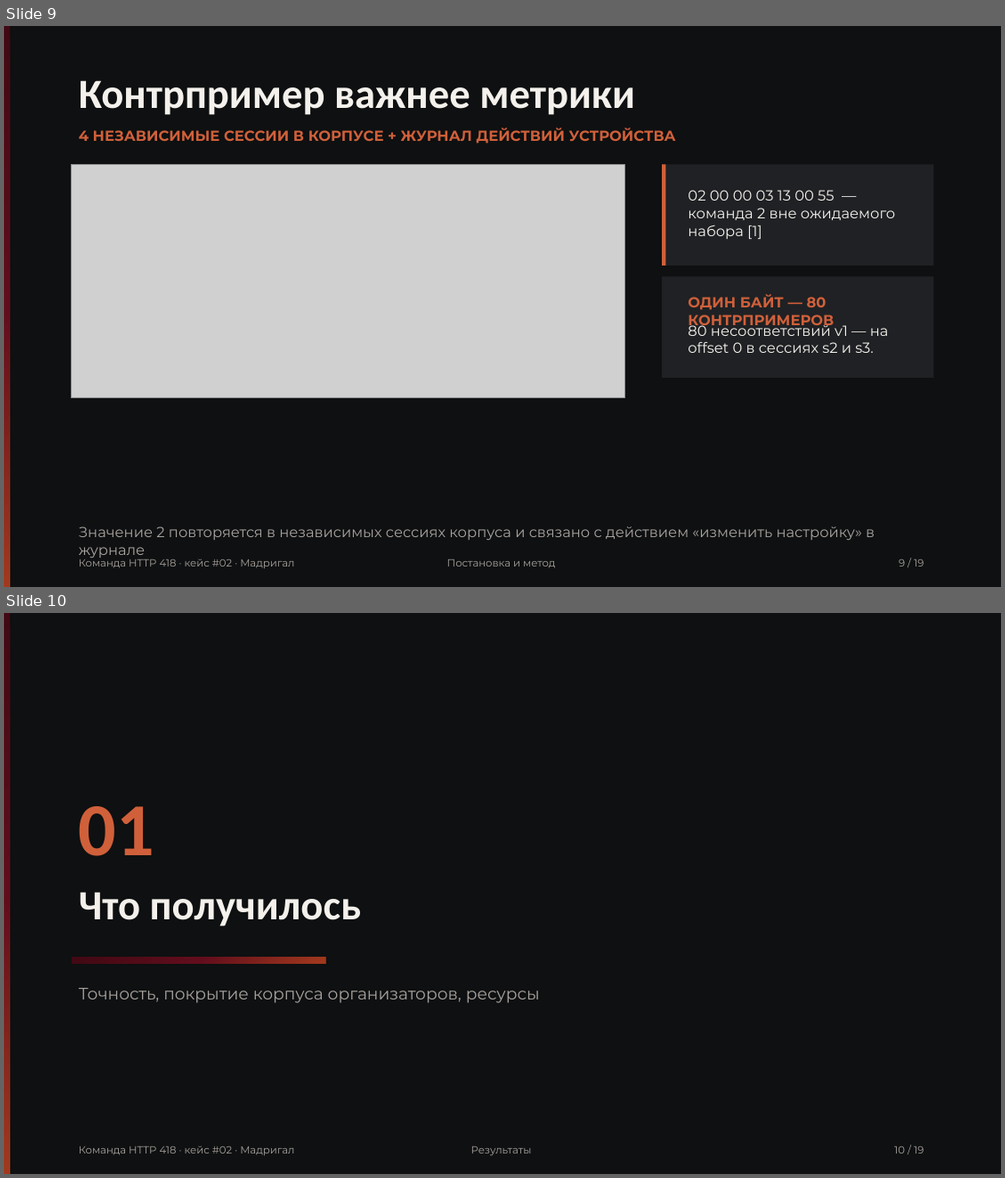
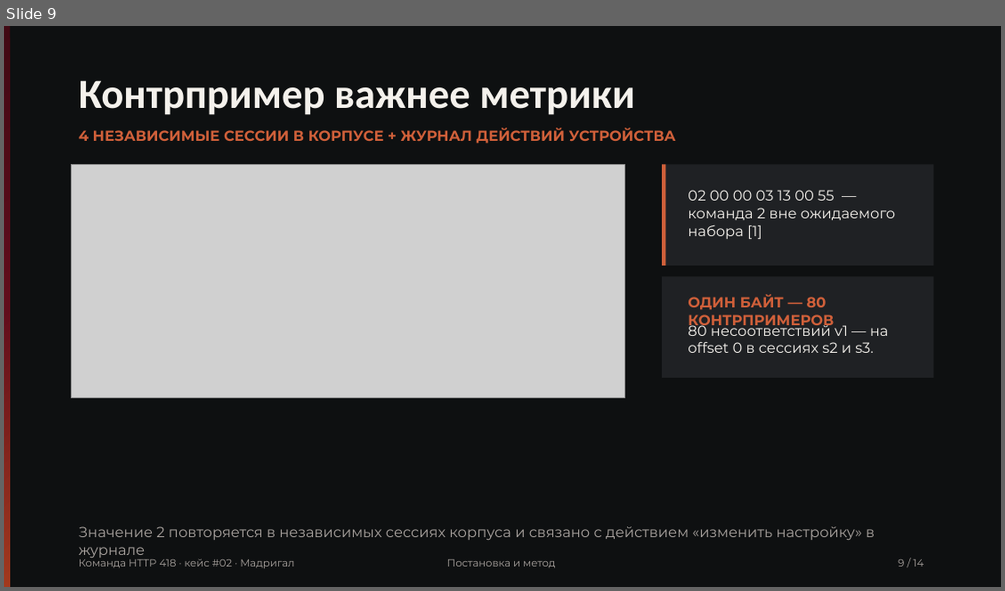
Before and after one commit to Pavel1778/madrigal-protocol-lab, a slide deck: presentation/slides.pptx. Shown one above the other, each under a label of ours: slides 9 and 10 before the commit, slide 9 after it. The pictures are 1005x1178 and 1005x591 pixels, drawn with LibreOffice and Linux fonts; fonts in the diff are those of the drawing; grey boxes stand for pictures. Boxes give left, top, right and bottom in pixels: in the first picture for what was removed or moved away, otherwise in the second. Text is boxed around its words. In the diff, an @@ line names an element or a change of style, - is before the commit and + after.

```diff
--- a/presentation/slides.pptx
+++ b/presentation/slides.pptx
@@ slide 10 removed at <box>4,613,1001,1174</box>, background #FFFFFF @@
@@ rectangle removed at <box>4,613,1001,1174</box> @@
@@ rectangle removed at <box>4,613,10,1174</box> @@
@@ text removed at <box>79,806,154,856</box> @@
-01
@@ text removed at <box>79,892,361,926</box> @@
-Что получилось
@@ rectangle removed at <box>72,957,325,964</box> @@
@@ text removed at <box>79,988,540,1003</box> @@
-Точность, покрытие корпуса организаторов, ресурсы
@@ text removed at <box>79,1145,294,1155</box> @@
-Команда HTTP 418 · кейс #02 · Мадригал
@@ text removed at <box>471,1146,532,1156</box> @@
-Результаты
@@ text removed at <box>894,1146,923,1153</box> @@
-10 / 19
@@ slide 9 changed as well @@
@@ text at <box>898,559,923,566</box>: text changed @@
-9 / 19
+9 / 14
```
Also in this commit, not shown: 13 other slides changed, 4 other slides removed, 16 other files.
